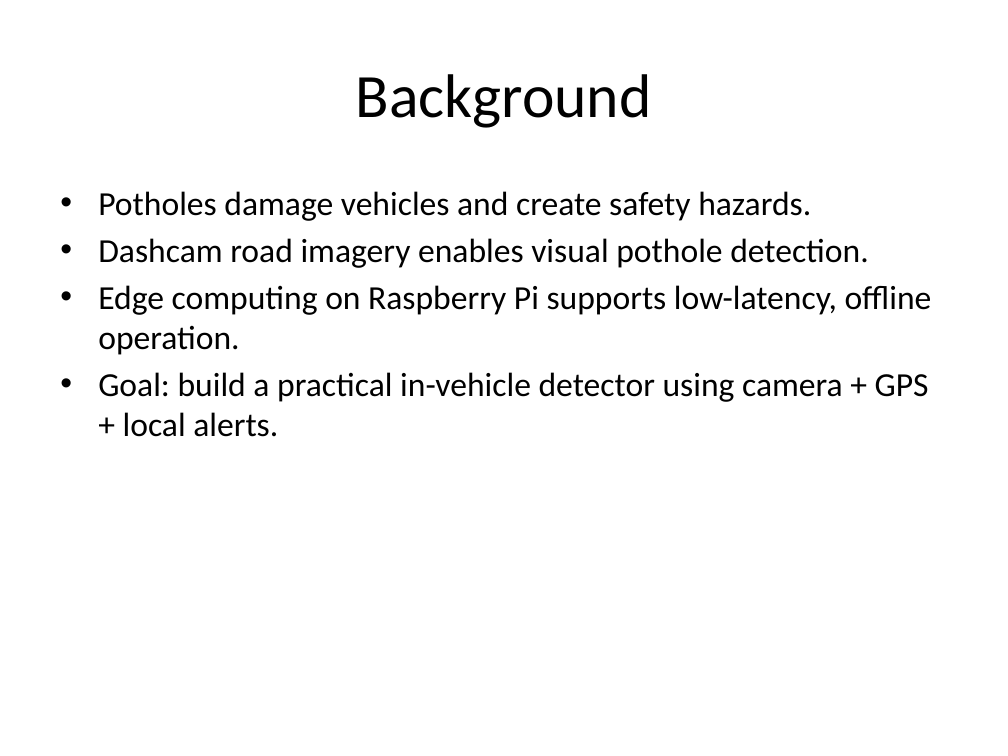
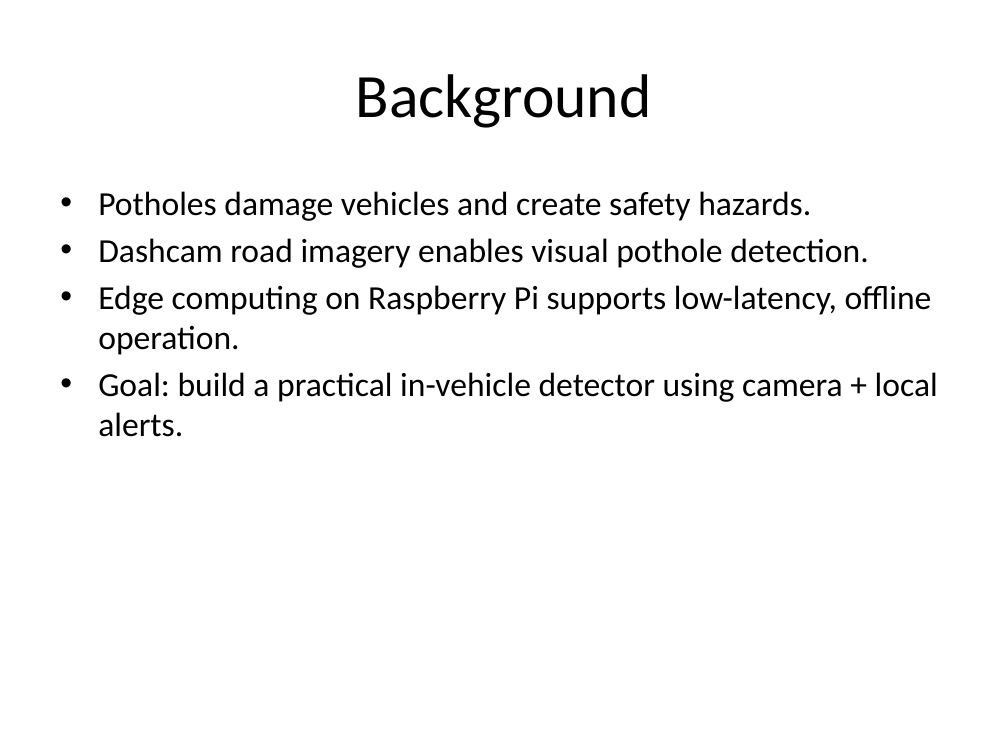
Before and after one commit to Josh7511/pothole-detection, a slide deck: slide 2 of Pothole_Detection_Presentation.pptx. Drawn at 1008x756 pixels with LibreOffice and Linux fonts; fonts in the diff are those of the drawing. Boxes give left, top, right and bottom in pixels: in the first picture for what was removed or moved away, otherwise in the second. Text is boxed around its words. In the diff, an @@ line names an element or a change of style, - is before the commit and + after.

```diff
--- a/Pothole_Detection_Presentation.pptx
+++ b/Pothole_Detection_Presentation.pptx
@@ text at (98, 372, 938, 437): text changed @@
-• Goal: build a practical in-vehicle detector using camera + GPS + local alerts.
+• Goal: build a practical in-vehicle detector using camera + local alerts.
```
Also in this commit, not shown: 7 other slides changed, 5 other files.
